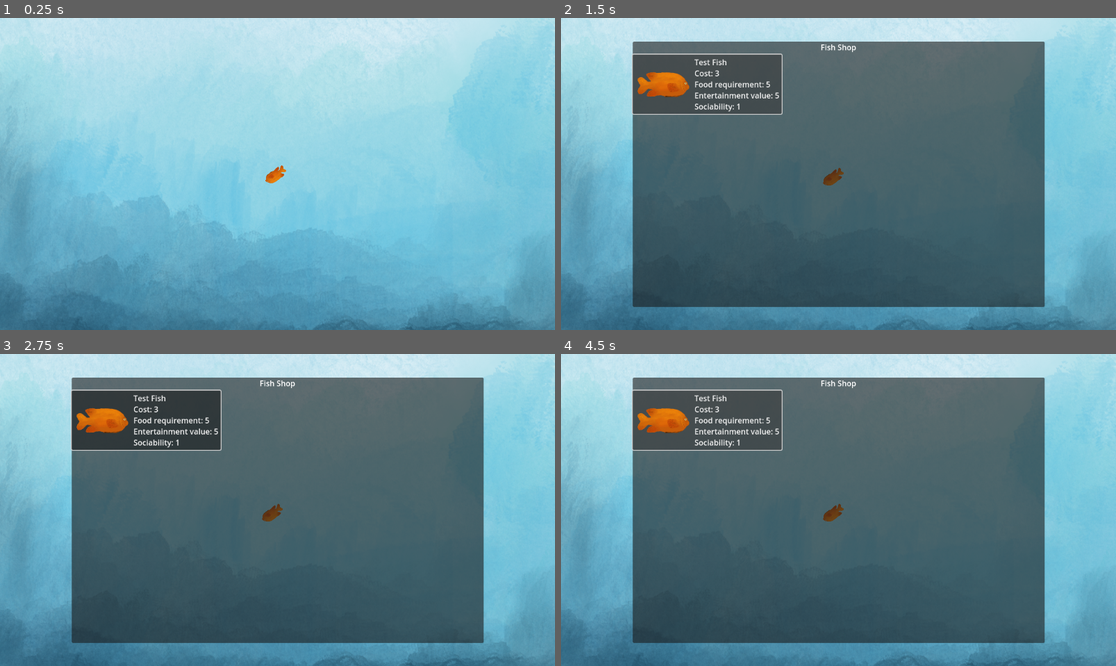
Above: before the commit, frames 1-4 (two rows, left to right).
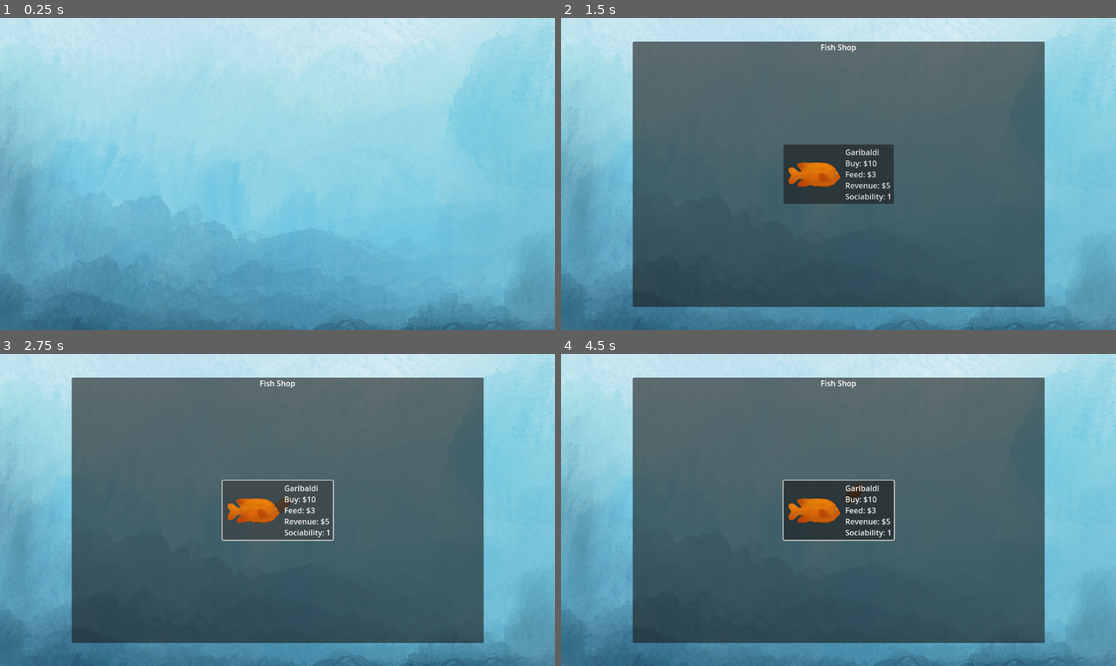
Above: after the commit, the same moments.

Repository: sbarton272/godot-aquarium
Game: Godot game, scene res://systems/game.tscn
The game is run twice, just before and just after one commit, with the same random seed, the same clock (stepped at 60 frames per second) and the same inputs.
Inputs (mouse positions are in pixels of both pictures, inside the frame that each line leads up to):
- Up to frame 1 (0.25 s): no input
- Up to frame 2 (1.5 s): tap S (OpenShop) at 0.6, 0.77, 1.07 s; click (705, 83) at 1.25 s, where only the run before the commit has a clickable "Test Fish Cost: 3 Food requir…"
- Up to frame 3 (2.75 s): click (277, 510) at 2 s, where only the run after the commit has a clickable "Garibaldi Buy: $10 Feed: $3 R…"
- Up to frame 4 (4.5 s): click (705, 419) at 2.75 s, where only the run before the commit has a clickable "Test Fish Cost: 3 Food requir…"; click (838, 510) at 3.5 s, where only the run after the commit has a clickable "Garibaldi Buy: $10 Feed: $3 R…"; click (705, 419) at 4.25 s, where only the run before the commit has a clickable "Test Fish Cost: 3 Food requir…"

The runs differ from the first frame. In frame 1, 0.1% of the frame differs, in the area x 47-52%, y 47-54%; in frame 2, 8.9%; in frame 3, 9.0%; in frame 4, 9.1%, in the area x 12-61%, y 11-60%.

Commit message:
Shop creates fish; data structure stuff

Diff:
--- /dev/null
+++ b/GodotAquariumProject2/UI/shop_button.gd
@@ -0,0 +1,24 @@
+extends Button
+
+signal shop_item_purchased
+
+var entity_data: EntityData
+
+@export var my_entity_name: String
+@export var my_entity_entertainment: int
+@export var my_entity_scene: PackedScene
+@export var my_entity_cost: int
+
+func _ready():
+	var new_data: EntityData = EntityData.new()
+	new_data.entity_name = my_entity_name
+	new_data.entertainment = my_entity_entertainment
+	new_data.entity_scene = my_entity_scene
+	new_data.cost = my_entity_cost
+	add_child(new_data)
+	entity_data = new_data
+
+func _on_button_up():
+	if PlayerData.player_money >= my_entity_cost:
+		PlayerData.player_money -= my_entity_cost
+		emit_signal("shop_item_purchased",entity_data)
--- /dev/null
+++ b/GodotAquariumProject2/UI/shop_button.tscn
@@ -0,0 +1,15 @@
+[gd_scene load_steps=2 format=3 uid="uid://cprqna4hm6grl"]
+
+[ext_resource type="Script" path="res://UI/shop_button.gd" id="2_3oepx"]
+
+[node name="ShopButton" type="Button"]
+theme_override_constants/icon_max_width = 120
+text = "Garibaldi
+Buy: $10
+Feed: $3
+Revenue: $5
+Sociability: 1"
+alignment = 0
+script = ExtResource("2_3oepx")
+
+[connection signal="button_up" from="." to="." method="_on_button_up"]
--- a/GodotAquariumProject2/UI/shop_menu.gd
+++ b/GodotAquariumProject2/UI/shop_menu.gd
@@ -1,13 +1,20 @@
 extends Control
 
+signal entity_purchased(EntityData)
+
 @export var game_manager: GameManager
+@export var tank_entity_manager: Node2D
 
 func _ready():
 	hide()
-	game_manager.connect("toggle_game_paused", _on_game_manager_toggle_game_paused)
+	game_manager.connect("shop_opened", open_shop)
 
-func _on_game_manager_toggle_game_paused(is_paused: bool):
-	if (is_paused):
-		show()
-	else:
+func _input(event: InputEvent):
+	if event.is_action_pressed("ui_cancel"):
 		hide()
+
+func open_shop():
+	show()
+
+func _on_shop_button_shop_item_purchased(entity_data: EntityData):
+	emit_signal("entity_purchased",entity_data)
--- a/GodotAquariumProject2/UI/shop_menu.tscn
+++ b/GodotAquariumProject2/UI/shop_menu.tscn
@@ -1,10 +1,11 @@
-[gd_scene load_steps=3 format=3 uid="uid://cc1hvnhrprn25"]
+[gd_scene load_steps=5 format=3 uid="uid://cc1hvnhrprn25"]
 
 [ext_resource type="Script" path="res://UI/shop_menu.gd" id="1_dlle5"]
-[ext_resource type="Texture2D" uid="uid://76hr11l4wukt" path="res://graphics/spencer_orange_fish_2.png" id="2_es25f"]
+[ext_resource type="PackedScene" uid="uid://cprqna4hm6grl" path="res://UI/shop_button.tscn" id="2_d4wpi"]
+[ext_resource type="PackedScene" uid="uid://bdr61i0mbppru" path="res://entities/garibaldi.tscn" id="3_c50vc"]
+[ext_resource type="Texture2D" uid="uid://76hr11l4wukt" path="res://graphics/spencer_orange_fish_2.png" id="3_mc6b6"]
 
 [node name="ShopMenu" type="Control"]
-process_mode = 2
 layout_mode = 3
 anchors_preset = 15
 anchor_right = 1.0
@@ -27,30 +28,46 @@
 grow_horizontal = 2
 grow_vertical = 2
 
-[node name="VBoxContainer" type="VBoxContainer" parent="Panel"]
+[node name="Title" type="Label" parent="Panel"]
 layout_mode = 1
-anchors_preset = 15
+anchors_preset = 10
 anchor_right = 1.0
-anchor_bottom = 1.0
+offset_bottom = 23.0
 grow_horizontal = 2
-grow_vertical = 2
-
-[node name="Title" type="Label" parent="Panel/VBoxContainer"]
-layout_mode = 2
 text = "Fish Shop"
 horizontal_alignment = 1
 
-[node name="GridContainer" type="GridContainer" parent="Panel/VBoxContainer"]
+[node name="MarginContainer" type="MarginContainer" parent="Panel"]
+layout_mode = 1
+anchors_preset = 8
+anchor_left = 0.5
+anchor_top = 0.5
+anchor_right = 0.5
+anchor_bottom = 0.5
+offset_left = -144.5
+offset_top = -91.5
+offset_right = 144.5
+offset_bottom = 91.5
+grow_horizontal = 2
+grow_vertical = 2
+theme_override_constants/margin_left = 30
+theme_override_constants/margin_top = 30
+theme_override_constants/margin_right = 30
+theme_override_constants/margin_bottom = 30
+
+[node name="VBoxContainer" type="VBoxContainer" parent="Panel/MarginContainer"]
+layout_mode = 2
+
+[node name="GridContainer" type="GridContainer" parent="Panel/MarginContainer/VBoxContainer"]
 layout_mode = 2
 columns = 3
 
-[node name="FishButton" type="Button" parent="Panel/VBoxContainer/GridContainer"]
+[node name="GaribaldiButton" parent="Panel/MarginContainer/VBoxContainer/GridContainer" instance=ExtResource("2_d4wpi")]
 layout_mode = 2
-theme_override_constants/icon_max_width = 120
-text = "Test Fish
-Cost: 3
-Food requirement: 5
-Entertainment value: 5
-Sociability: 1"
-icon = ExtResource("2_es25f")
-alignment = 0
+icon = ExtResource("3_mc6b6")
+my_entity_name = "Garibaldi"
+my_entity_entertainment = 5
+my_entity_scene = ExtResource("3_c50vc")
+my_entity_cost = 30
+
+[connection signal="shop_item_purchased" from="Panel/MarginContainer/VBoxContainer/GridContainer/GaribaldiButton" to="." method="_on_shop_button_shop_item_purchased"]
--- /dev/null
+++ b/GodotAquariumProject2/entities/entity_data.gd
@@ -0,0 +1,11 @@
+extends Node
+
+class_name EntityData
+
+var entity_name: String
+var cost: int
+var food_upkeep: int
+var entertainment: int
+var sociability: int
+
+var entity_scene: PackedScene
--- /dev/null
+++ b/GodotAquariumProject2/entities/garibaldi.gd
@@ -0,0 +1,13 @@
+extends TankEntity
+
+var fish_name: String
+var cost: int
+var food_upkeep: int
+var entertainment: int
+var sociability: int
+
+func _ready():
+	entertainment = data.entertainment
+
+func calculate_revenue() -> int:
+	return entertainment
--- /dev/null
+++ b/GodotAquariumProject2/entities/garibaldi.tscn
@@ -0,0 +1,16 @@
+[gd_scene load_steps=4 format=3 uid="uid://bdr61i0mbppru"]
+
+[ext_resource type="Script" path="res://entities/garibaldi.gd" id="1_rbaxe"]
+[ext_resource type="Texture2D" uid="uid://76hr11l4wukt" path="res://graphics/spencer_orange_fish_2.png" id="2_mo0vl"]
+[ext_resource type="Script" path="res://systems/movement_component.gd" id="3_essis"]
+
+[node name="Garibaldi" type="Node2D"]
+script = ExtResource("1_rbaxe")
+
+[node name="Sprite2D" type="Sprite2D" parent="."]
+scale = Vector2(0.05, 0.05)
+texture = ExtResource("2_mo0vl")
+
+[node name="MovementComponent" type="Node2D" parent="." node_paths=PackedStringArray("parent_object")]
+script = ExtResource("3_essis")
+parent_object = NodePath("..")
--- /dev/null
+++ b/GodotAquariumProject2/entities/tank_entity.gd
@@ -0,0 +1,7 @@
+extends Node
+
+class_name TankEntity
+
+var data: EntityData
+
+#this is a generic base type for tank entities that ensures they all have a "data" reference
--- a/GodotAquariumProject2/fish.tscn
+++ /dev/null
@@ -1,14 +0,0 @@
-[gd_scene load_steps=3 format=3 uid="uid://bdr61i0mbppru"]
-
-[ext_resource type="Script" path="res://movement_component.gd" id="1_lscn2"]
-[ext_resource type="Texture2D" uid="uid://76hr11l4wukt" path="res://graphics/spencer_orange_fish_2.png" id="1_pg0ld"]
-
-[node name="Fish" type="Node2D"]
-
-[node name="Sprite2D" type="Sprite2D" parent="."]
-scale = Vector2(0.05, 0.05)
-texture = ExtResource("1_pg0ld")
-
-[node name="MovementComponent" type="Node2D" parent="." node_paths=PackedStringArray("parent_object")]
-script = ExtResource("1_lscn2")
-parent_object = NodePath("..")
--- a/GodotAquariumProject2/project.godot
+++ b/GodotAquariumProject2/project.godot
@@ -15,6 +15,10 @@
 config/features=PackedStringArray("4.2", "GL Compatibility")
 config/icon="res://graphics/icon.svg"
 
+[autoload]
+
+PlayerData="*res://systems/player_data.gd"
+
 [input]
 
 OpenShop={
--- a/GodotAquariumProject2/systems/game.tscn
+++ b/GodotAquariumProject2/systems/game.tscn
@@ -4,9 +4,10 @@
 [ext_resource type="Script" path="res://systems/game_manager.gd" id="1_o56bf"]
 [ext_resource type="PackedScene" uid="uid://cd0k7hkmtxvc5" path="res://systems/tank.tscn" id="2_8cotb"]
 
-[node name="GameManager" type="Node"]
+[node name="GameManager" type="Node" node_paths=PackedStringArray("tank")]
 process_mode = 3
 script = ExtResource("1_o56bf")
+tank = NodePath("Tank")
 
 [node name="Tank" parent="." instance=ExtResource("2_8cotb")]
 
@@ -14,3 +15,5 @@
 
 [node name="ShopMenu" parent="CanvasLayer" node_paths=PackedStringArray("game_manager") instance=ExtResource("1_hiuky")]
 game_manager = NodePath("../..")
+
+[connection signal="entity_purchased" from="CanvasLayer/ShopMenu" to="Tank" method="spawn_entity"]
--- a/GodotAquariumProject2/systems/game_manager.gd
+++ b/GodotAquariumProject2/systems/game_manager.gd
@@ -2,18 +2,29 @@
 
 class_name GameManager
 
-signal toggle_game_paused(is_paused: bool)
+signal shop_opened()
 
-var game_paused: bool = false:
-	get:
-		return game_paused
-	set(value):
-		game_paused = value
-		get_tree().paused = game_paused
-		emit_signal("toggle_game_paused",game_paused)
+@export var tank: Tank
+
+func _ready():
+	var profit_timer: Timer = Timer.new()
+	add_child(profit_timer)
+	profit_timer.start(1)
+	profit_timer.connect("timeout",generate_revenue)
+
+	#starting cash - for test purposes
+	PlayerData.player_money = 30
 
 func _input(event: InputEvent):
 	if event.is_action_released("OpenShop"):
-		game_paused = true
-	if event.is_action_released("ui_cancel"):
-		game_paused = false
+		emit_signal("shop_opened")
+
+func generate_revenue():
+	PlayerData.player_revenue = 0
+
+	for entity in tank.entities.get_children():
+		if entity.calculate_revenue():
+			PlayerData.player_revenue += entity.calculate_revenue()
+
+	PlayerData.player_money += PlayerData.player_revenue
+	print(PlayerData.player_money)
--- a/GodotAquariumProject2/movement_component.gd
+++ b/GodotAquariumProject2/systems/movement_component.gd
@@ -9,7 +9,7 @@
 	var rand_angle: float = randf_range(0, 2 * PI)
 	velocity = Vector2.from_angle(rand_angle) * speed
 	parent_object.rotation = rand_angle
-	if rand_angle > PI and rand_angle < 3 * PI / 2:
+	if rand_angle > (PI / 2) and rand_angle < (3 * PI / 2):
 		parent_object.get_node("Sprite2D").flip_v = true
 
 func _process(delta):
--- /dev/null
+++ b/GodotAquariumProject2/systems/player_data.gd
@@ -0,0 +1,4 @@
+extends Node
+
+var player_money: int
+var player_revenue: int
--- a/GodotAquariumProject2/systems/tank.tscn
+++ b/GodotAquariumProject2/systems/tank.tscn
@@ -1,14 +1,14 @@
 [gd_scene load_steps=3 format=3 uid="uid://cd0k7hkmtxvc5"]
 
 [ext_resource type="Texture2D" uid="uid://kyddae7gjmc0" path="res://graphics/tank.png" id="1_iavpn"]
-[ext_resource type="PackedScene" uid="uid://bdr61i0mbppru" path="res://fish.tscn" id="2_3s3ma"]
+[ext_resource type="Script" path="res://systems/tank_manager.gd" id="1_v6e4k"]
 
 [node name="Tank" type="Node2D"]
-process_mode = 1
+script = ExtResource("1_v6e4k")
 
 [node name="Camera2D" type="Camera2D" parent="."]
 
 [node name="TankBackground" type="Sprite2D" parent="."]
 texture = ExtResource("1_iavpn")
 
-[node name="Fish" parent="." instance=ExtResource("2_3s3ma")]
+[node name="Entities" type="Node2D" parent="."]
--- /dev/null
+++ b/GodotAquariumProject2/systems/tank_manager.gd
@@ -0,0 +1,16 @@
+extends Node2D
+
+class_name Tank
+
+@onready var entities: Node2D = $Entities
+
+func _ready():
+	pass
+
+func _process(_delta):
+	pass
+
+func spawn_entity(entity_data: EntityData):
+	var new_entity: TankEntity = entity_data.entity_scene.instantiate()
+	new_entity.data = entity_data
+	entities.add_child(new_entity)
